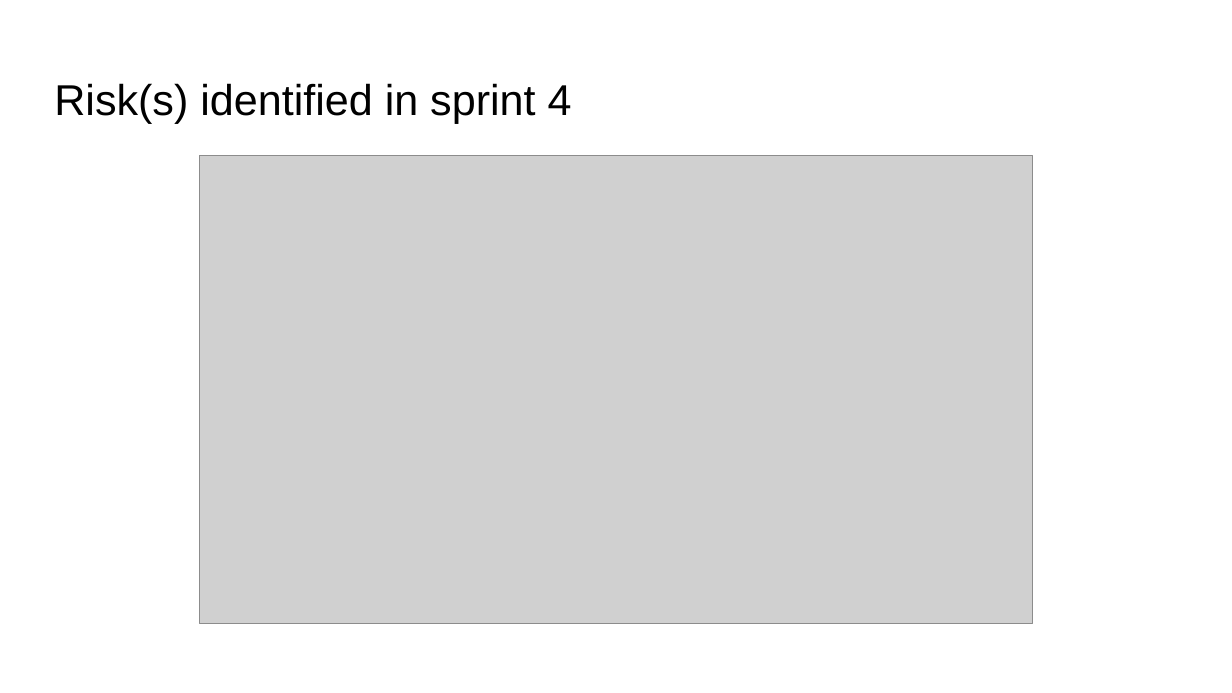
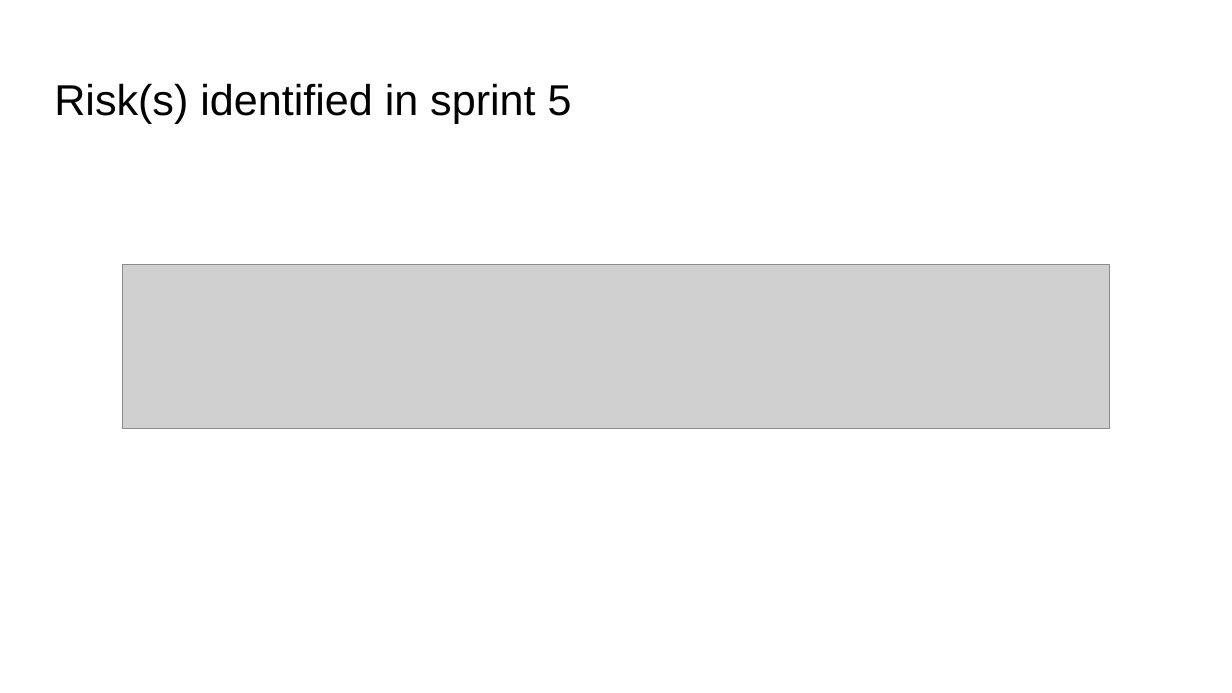
Before and after one commit to SOEN-390-Mini-Cap/CovidTracker, a slide deck: slide 17 of docs/Sprint 5 report/Sprint 5 presentation.pptx. Drawn at 1232x693 pixels with LibreOffice and Linux fonts; fonts in the diff are those of the drawing; grey boxes stand for pictures. Boxes give left, top, right and bottom in pixels: in the first picture for what was removed or moved away, otherwise in the second. Text is boxed around its words. In the diff, an @@ line names an element or a change of style, - is before the commit and + after.

Commit message:
COV-000: update sprint 5 ppt (#112)

```diff
--- a/docs/Sprint 5 report/Sprint 5 presentation.pptx
+++ b/docs/Sprint 5 report/Sprint 5 presentation.pptx
@@ title at [54, 83, 572, 123]: text changed @@
-Risk(s) identified in sprint 4
+Risk(s) identified in sprint 5
@@ picture: place and size @@
-picture at [200, 155, 1032, 623]
+picture at [123, 265, 1110, 429]
```
Also in this commit, not shown: 11 other slides changed, 10 slides removed.
